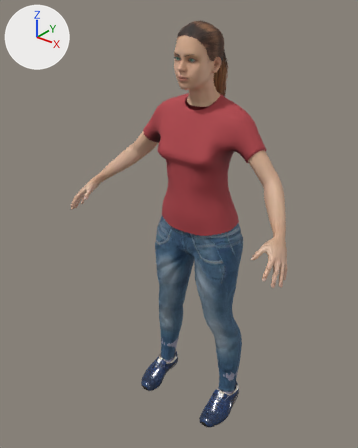
Renders of the glTF model public/life/assets/cast/mother.glb from each side of a commit.
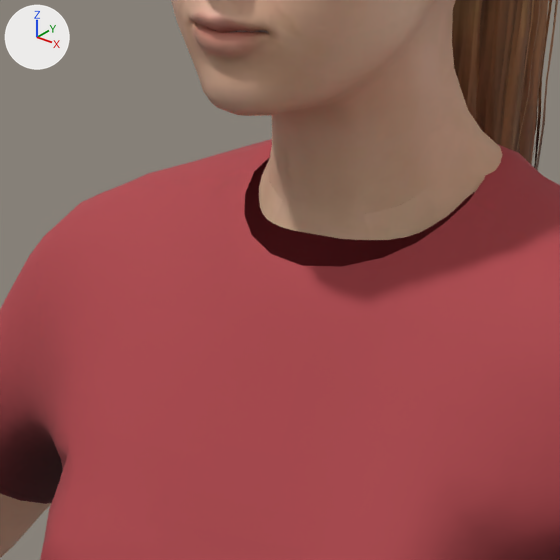
There are two pictures of each version: one whole from a 50 mm lens placed at (1.06, -1.486, 1.718), pointed at (-0.049, -0.1, 0.859), one close up on the part from 42% to 64% of the width and 17% to 34% of the height. The lights are fixed; the arrows at upper left show +X, +Y and +Z. The last two pictures show the newer version. Vertices at exactly the same position are counted once.

Objects in the first close-up: 'Body', 'Clothes', 'Hair', 'Head' and 1 more.
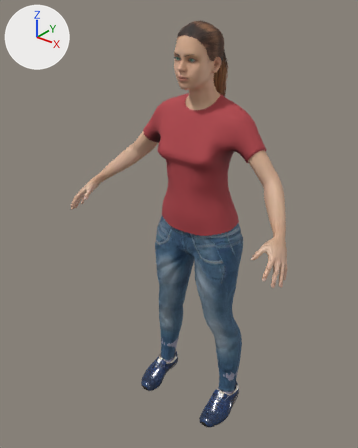
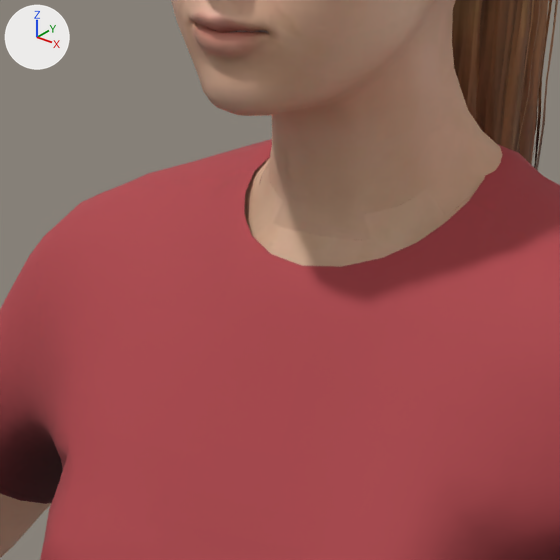
Edits to the bpy script that builds the scene:
```text
Change me_mother_body:
    used by ob_body; location = (0.0, 0.0, 0.0)
    remove me_mother_body.from_pydata(...)  # 4004 vertices, 7932 faces; spans x -0.49..0.49, y -0.31..0.01, z 0.86..1.351
    add me_mother_body.from_pydata(...)  # 4140 vertices, 8156 faces; spans x -0.49..0.49, y -0.31..0.011, z 0.86..1.351
    me_mother_body part 1
    65 vertices are added at x -0.112..0.112, y -0.084..-0.005, z 1.304..1.349
    98 new faces join them
    other edits to the shape of me_mother_body do not show in these pictures
```

Boxes [x1, y1, x2, y2] around the edits, measured in the close-ups (560 x 560 px):
'Body', reshaped: before [0, 164, 445, 558]; after [0, 159, 475, 558]
part 1 of me_mother_body, added (beige): after [244, 159, 475, 267]
